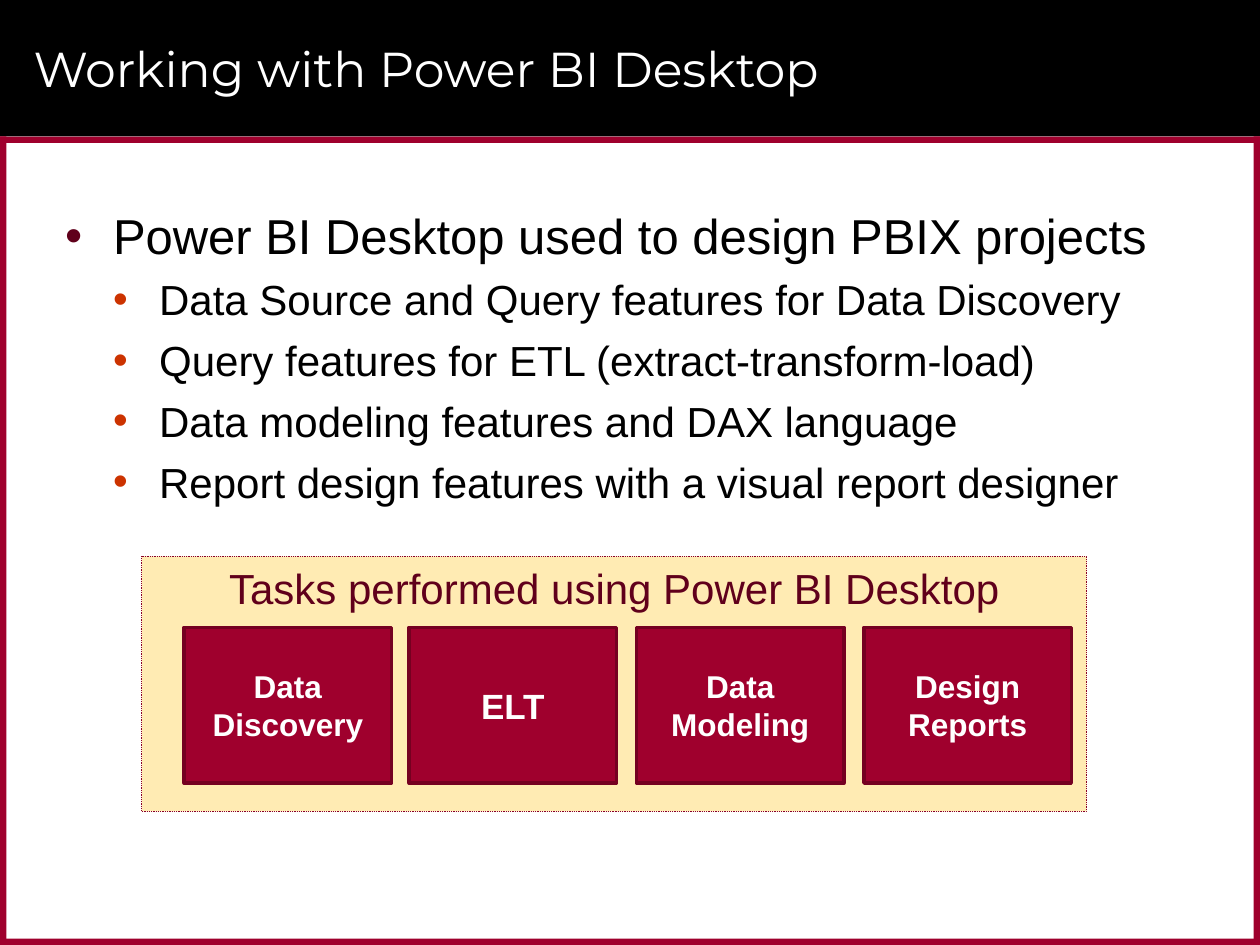
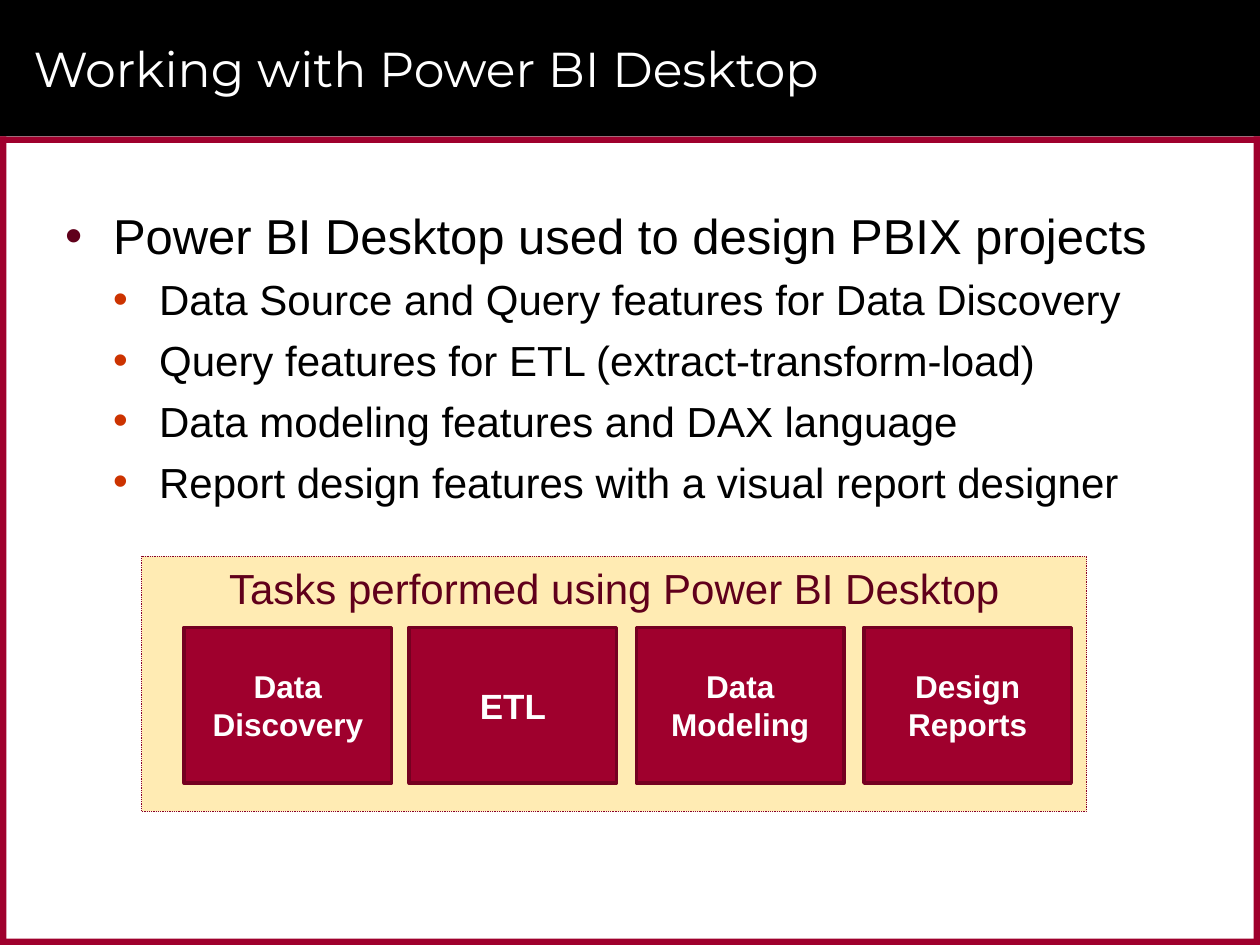
Before and after one commit to CriticalPathTraining/PBD365, a slide deck: slide 8 of Modules/11_PBIEmbeddedIntro/Slides.pptx (slide 9 before the commit). Drawn at 1260x945 pixels with LibreOffice and Linux fonts; fonts in the diff are those of the drawing; background and template pictures are left out. Boxes give left, top, right and bottom in pixels: in the first picture for what was removed or moved away, otherwise in the second. Text is boxed around its words. In the diff, an @@ line names an element or a change of style, - is before the commit and + after.

Commit message:
updates

```diff
--- a/Modules/11_PBIEmbeddedIntro/Slides.pptx
+++ b/Modules/11_PBIEmbeddedIntro/Slides.pptx
@@ text in rectangle at bbox=[480, 695, 546, 719]: text changed @@
-ELT
+ETL
```
Also in this commit, not shown: 1 slide added, 2 slides removed.
